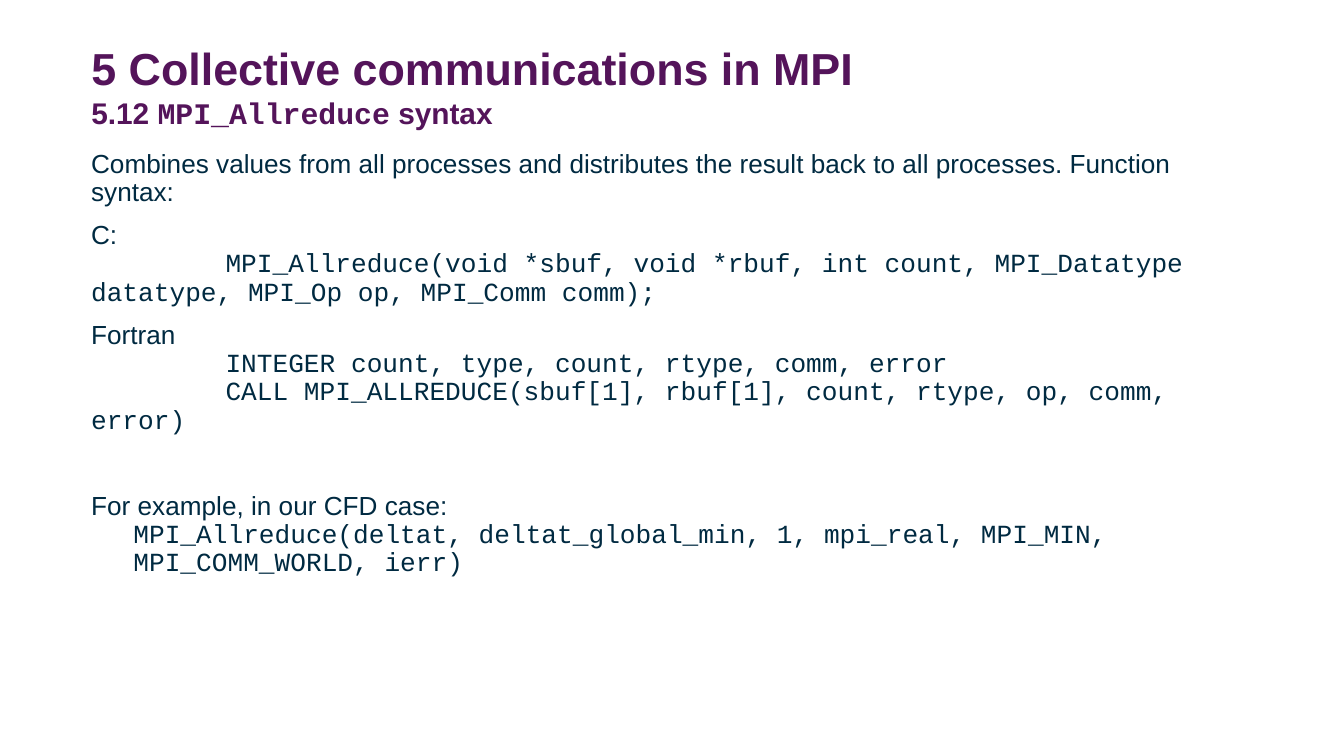
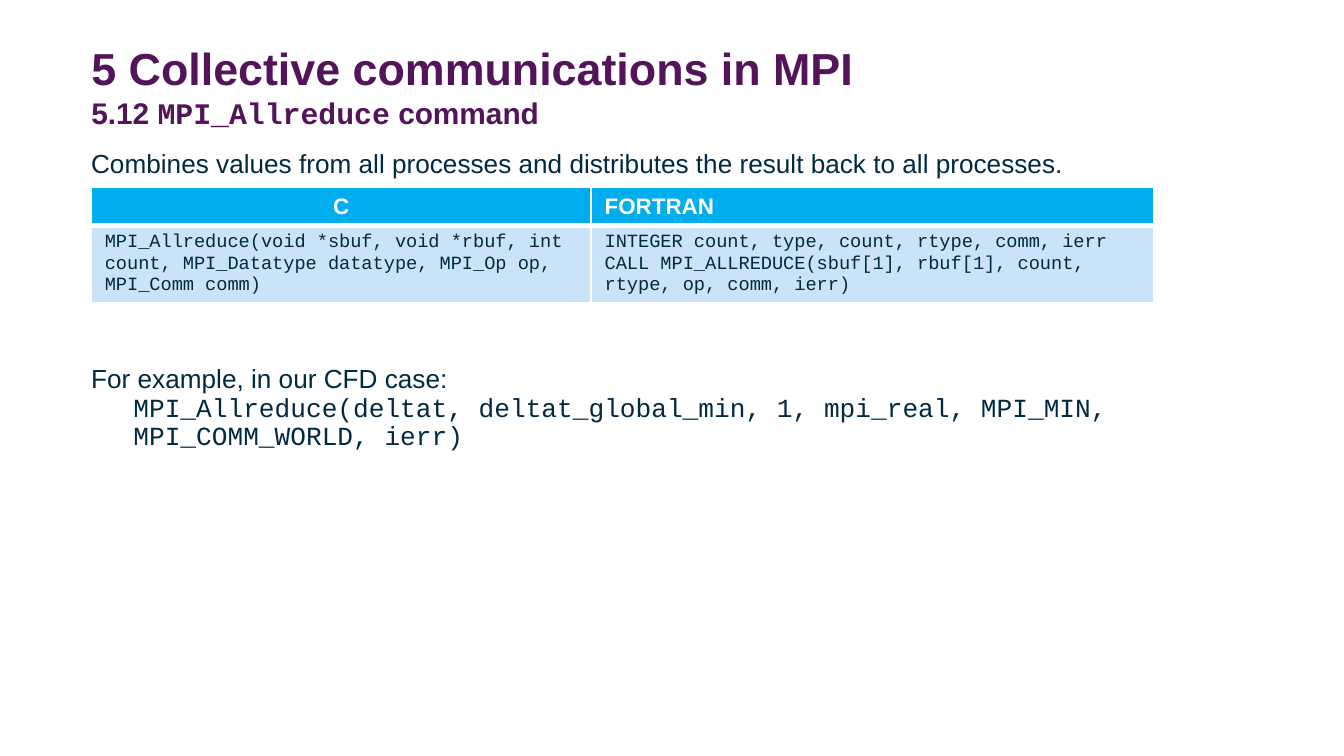
Before and after one commit to DurhamARC-Training/BasicParallelProgramming, a slide deck: slide 74 of OpenMPMPIShortCourse_Spring2026.odp (slide 69 before the commit). Drawn at 1344x756 pixels with LibreOffice and Linux fonts; fonts in the diff are those of the drawing; background and template pictures are left out. Boxes give left, top, right and bottom in pixels: in the first picture for what was removed or moved away, otherwise in the second. Text is boxed around its words. In the diff, an @@ line names an element or a change of style, - is before the commit and + after.

Commit message:
Improve MPI slides: edit some for P2P comms and add some figures for collect. comms

```diff
--- a/OpenMPMPIShortCourse_Spring2026.odp
+++ b/OpenMPMPIShortCourse_Spring2026.odp
@@ title at [91, 52, 853, 128]: text changed @@
-5 Collective communications in MPI
-5.12 MPI_Allreduce syntax
+5 Collective communications in MPI
+5.12 MPI_Allreduce command
@@ text at [91, 154, 1063, 179]: text changed; font Courier New to Arial @@
-Combines values from all processes and distributes the result back to all processes. Function syntax:
-C:
-MPI_Allreduce(void *sbuf, void *rbuf, int count, MPI_Datatype datatype, MPI_Op op, MPI_Comm comm);
-Fortran
-INTEGER count, type, count, rtype, comm, error
-CALL MPI_ALLREDUCE(sbuf[1], rbuf[1], count, rtype, op, comm, error)
+Combines values from all processes and distributes the result back to all processes.
@@ table added at [91, 187, 1153, 302], 2 rows, 2 columns @@
+C | FORTRAN
+MPI_Allreduce(void *sbuf, void *rbuf, int count, MPI_Datatype datatype, MPI_Op op, MPI_Comm comm) | INTEGER count, type, count, rtype, comm, ierr / CALL MPI_ALLREDUCE(sbuf[1], rbuf[1], count, rtype, op, comm, ierr)
```
Also in this commit, not shown: 19 other slides changed, 6 slides added, 1 slide removed, 1 other file.
